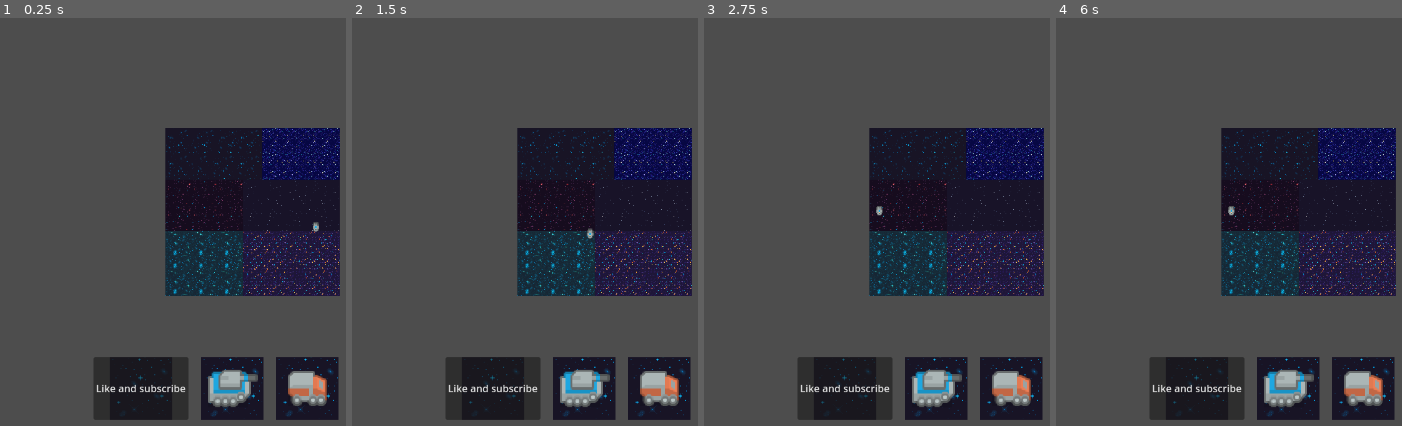
Above: before the commit, frames 1-4 (left to right).
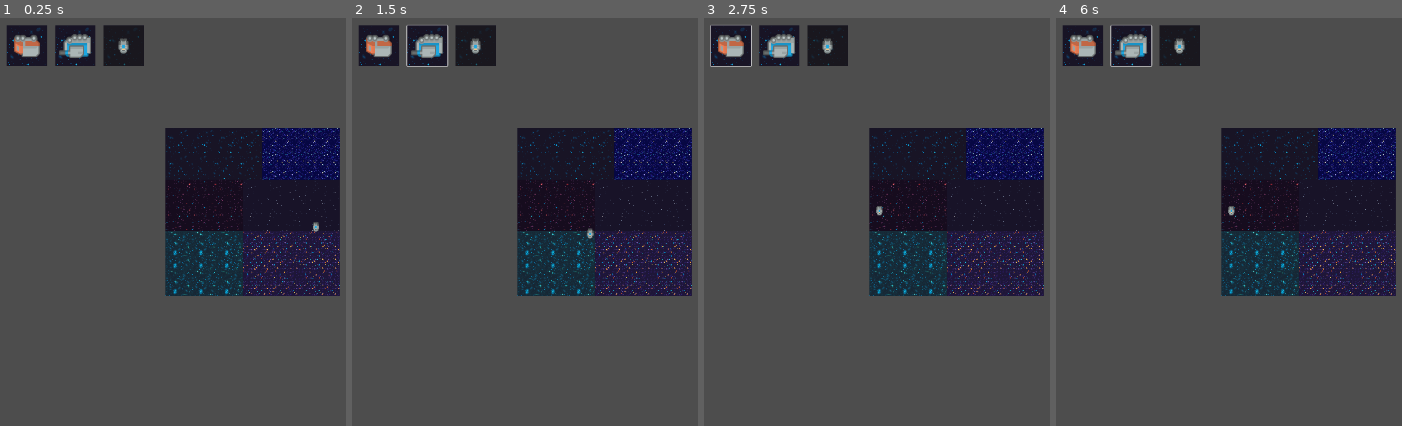
Above: after the commit, the same moments.

Repository: Niqtan/Lost-in-Milkyway
Game: Godot game, scene res://scene_handler.tscn
Two runs of this game, one before a commit and one after it. Both use one fixed random seed, a clock stepped at 60 frames per second and the inputs below.
Inputs (mouse positions are in pixels of both pictures, inside the frame that each line leads up to; where the layout moved, square brackets give the same spot in the first picture):
- Up to frame 1 (0.25 s): no input
- Up to frame 2 (1.5 s): click (476, 46) [493, 389] at 0.5 s; click (428, 46) [583, 389] at 1.25 s
- Up to frame 3 (2.75 s): click (731, 46) [1011, 389] at 2 s
- Up to frame 4 (6 s): tap Enter at 2.75, 4.25, 5.75 s; move the mouse to (outside the picture) at 2.77 s; press the mouse at (outside the picture) at 2.78 s; hold Right 2.78-3.53 s; tap Space at 3.5, 5 s; move the mouse to (1111, 246) at 3.52 s; release the mouse at (1111, 246) at 3.53 s; hold Down 3.53-4.28 s; tap Alt at 3.6, 5.85 s; move the mouse to (1353, 128) at 4.27 s; hold Right 4.28-5.03 s; tap Shift at 4.35 s; move the mouse to (1232, 315) at 5.02 s; hold Up 5.03-5.78 s; click (1232, 315) at 5.1 s; move the mouse to (outside the picture) at 5.77 s; hold Left from 5.78 s (still down)

The runs differ from the first frame. In frame 1, 13% of the frame differs, in the area x 2-98%, y 1-99%; in frame 2, 13%; in frame 3, 13%; in frame 4, 13%.

Commit message:
focused on troop_manager

Diff:
--- a/Scenes/SupportScenes/troops.gd
+++ b/Scenes/SupportScenes/troops.gd
@@ -9,6 +9,14 @@
 	"snowballer": preload("res://Scenes/Towers/snowballer.tscn")
 }
 
+func _ready():
+	var tower_panel = get_node("..")
+
+	for child in tower_panel.get_children():
+		if child.has_signal("tower_selected"):
+			child.tower_selected.connect(select_tower)
+			print("Connected button: ", child.name)
+
 func select_tower(tower: String) -> void:
 	if tower in towers:
 		selected_tower = towers[tower]
--- a/Scenes/UIScenes/TowerButton.gd
+++ b/Scenes/UIScenes/TowerButton.gd
@@ -1,4 +1,6 @@
 extends Button
+
+signal tower_selected(tower_type: String)
 
 @export var tower_type: String = ""
 
@@ -7,3 +9,4 @@
 
 func _on_button_pressed() -> void:
 	print(tower_type)
+	tower_selected.emit(tower_type)
--- a/Scenes/UIScenes/towerselect.tscn
+++ b/Scenes/UIScenes/towerselect.tscn
@@ -7,6 +7,7 @@
 [ext_resource type="Texture2D" uid="uid://cl3x2t3rxxuuq" path="res://Assets/Towers/scifiUnit_19.png" id="6_tpqgc"]
 
 [node name="Gameplay UI" type="CanvasLayer"]
+follow_viewport_enabled = true
 
 [node name="HUD" type="MarginContainer" parent="."]
 anchors_preset = 15
@@ -33,18 +34,15 @@
 theme_override_constants/separation = 20
 
 [node name="Snowballer" type="Button" parent="HUD/OverallTowerSelectPanel/SeparationTowerSelectPanel"]
-z_index = 4096
 custom_minimum_size = Vector2(100, 100)
 layout_mode = 2
 size_flags_horizontal = 4
 size_flags_vertical = 4
 action_mode = 0
-text = "Like and subscribe"
 script = ExtResource("2_6hfh2")
 tower_type = "snowballer"
 
 [node name="Snowballer" type="TextureRect" parent="HUD/OverallTowerSelectPanel/SeparationTowerSelectPanel/Snowballer"]
-z_index = -1
 custom_minimum_size = Vector2(100, 100)
 layout_mode = 0
 offset_right = 40.0
@@ -144,17 +142,22 @@
 
 [node name="Gameplay Info" type="MarginContainer" parent="HUD"]
 layout_mode = 2
+mouse_filter = 2
 
 [node name="Notifications" type="Popup" parent="HUD"]
+visible = true
 
 [node name="Popup Menus" type="MarginContainer" parent="."]
 offset_right = 40.0
 offset_bottom = 40.0
+mouse_filter = 2
 
 [node name="SettingsPopUp" type="MarginContainer" parent="Popup Menus"]
 layout_mode = 2
+mouse_filter = 2
 
 [node name="PauseMenu" type="MarginContainer" parent="Popup Menus"]
 layout_mode = 2
+mouse_filter = 2
 
 [connection signal="pressed" from="HUD/OverallTowerSelectPanel/SeparationTowerSelectPanel/Snowballer" to="." method="_on_button_pressed"]
--- a/scene_handler.tscn
+++ b/scene_handler.tscn
@@ -14,10 +14,6 @@
 [node name="SceneHandler" type="Node" node_paths=PackedStringArray("building_manager")]
 script = ExtResource("1_8qim7")
 building_manager = NodePath("BuildManager")
-
-[node name="Gameplay UI" parent="." instance=ExtResource("9_0d6uv")]
-
-[node name="TowerPlacerManager" parent="Gameplay UI" instance=ExtResource("10_6b8lh")]
 
 [node name="BuildManager" parent="." node_paths=PackedStringArray("tile_map_layer") instance=ExtResource("3_1lbnm")]
 tile_map_layer = NodePath("../Foreground")
@@ -47,3 +43,7 @@
 
 [node name="Marker2D" type="Marker2D" parent="."]
 position = Vector2(399, 213)
+
+[node name="Gameplay UI" parent="." instance=ExtResource("9_0d6uv")]
+
+[node name="TowerPlacerManager" parent="Gameplay UI" instance=ExtResource("10_6b8lh")]
